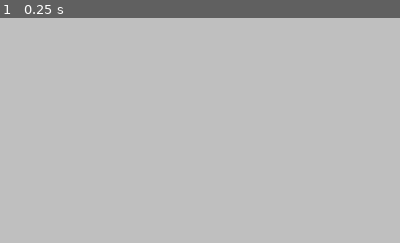
Above: before the commit, frame 1.
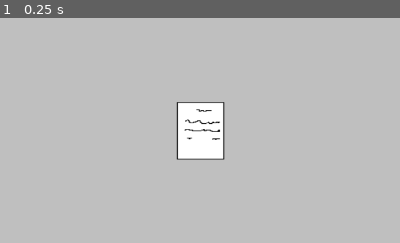
Above: after the commit, the same moment.

Repository: KuzMold/Deadline
Game: Godot game, scene res://scene/SceneTable/level_table.tscn
Two runs of this game, one before a commit and one after it. Both use one fixed random seed, a clock stepped at 60 frames per second and the inputs below. This scene is started directly instead of the project's main scene.
Inputs:
- Up to frame 1 (0.25 s): no input
The pictures show only the part of the screen within x 10-60%, y 10-60%; the shares and areas given below are measured in that part.

The runs differ from the first frame. In frame 1, 3.0% of the frame differs, in the area x 44-57%, y 37-64%.

Commit message:
листок на сцене перемещается

Diff:
--- a/deadline/area_2d.gd
+++ b/deadline/area_2d.gd
@@ -1,31 +1,26 @@
 extends Area2D
 
-var selected_object: Area2D = null
-var is_dragging := false
+
 var offset := Vector2.ZERO
+var mouse_over  = false
 
-func _input (event: InputEvent):
-	if event is InputEventMouseButton:
-		if event.button_index == MOUSE_BUTTON_LEFT:
-			if event.pressed:
-				# Проверяем, кликнули ли на объект
-				var space_state = get_world_2d().direct_space_state
-				var query = PhysicsPointQueryParameters2D.new()
-				query.position = get_global_mouse_position()
-				query.collide_with_areas = true
-				query.collide_with_bodies = true
 
-				var result = space_state.intersect_point(query)
-				if result.size() > 0:
-					selected_object = result[0].collider
-					offset = selected_object.global_position - get_global_mouse_position()
-					is_dragging = true
-			else:
-				is_dragging = false
-				selected_object = null
 
-	elif event is InputEventMouseMotion and is_dragging and selected_object:
-		selected_object.global_position = get_global_mouse_position() + offset
+var dragging = false
+
+func _input(event):
+	if event is InputEventMouseButton and event.button_index == MOUSE_BUTTON_LEFT:
+		if event.pressed:
+			# Проверяем, находится ли мышь на объекте
+			if mouse_over:
+				dragging = true
+		else:
+			dragging = false
+
+	if event is InputEventMouseMotion and dragging:
+		global_position = get_global_mouse_position()
+
+
 
 @onready var animated_sprite_2d: AnimatedSprite2D = $AnimatedSprite2D
 @export var rotation_angle: float = 15  # Угол в градусах
@@ -40,12 +35,14 @@
 	mouse_exited.connect(_on_mouse_exited)
 
 func _on_mouse_entered():
+	mouse_over = true
 	var tween = create_tween()
 	tween.tween_property(animated_sprite_2d, "rotation_degrees", rotation_angle, animation_speed)\
 		.set_trans(Tween.TRANS_BACK)\
 		.set_ease(Tween.EASE_OUT)
 
 func _on_mouse_exited():
+	mouse_over = false
 	var tween = create_tween()
 	tween.tween_property(animated_sprite_2d, "rotation_degrees", 0.0, animation_speed)\
 		.set_trans(Tween.TRANS_BACK)\
--- a/deadline/scene/SceneTable/level_table.tscn
+++ b/deadline/scene/SceneTable/level_table.tscn
@@ -1,22 +1,24 @@
-[gd_scene load_steps=4 format=3 uid="uid://c68ww6a2mg0kq"]
+[gd_scene load_steps=5 format=3 uid="uid://c68ww6a2mg0kq"]
 
 [ext_resource type="Texture2D" uid="uid://dwnkl4giyidly" path="res://assets/Floor.png" id="1_6qaux"]
 [ext_resource type="Texture2D" uid="uid://dt601iuotnaya" path="res://assets/table.png" id="2_1tgiw"]
 [ext_resource type="PackedScene" uid="uid://b88shvr5ym3ba" path="res://scene/StaticObj/shredder.tscn" id="3_1tgiw"]
+[ext_resource type="PackedScene" uid="uid://ctnaa4b4mxqoo" path="res://scene/area_2d.tscn" id="5_vpvut"]
 
 [node name="LevelTable" type="Node2D"]
 
-[node name="CanvasLayer" type="CanvasLayer" parent="."]
-
-[node name="Floor" type="Sprite2D" parent="CanvasLayer"]
+[node name="Floor" type="Sprite2D" parent="."]
 position = Vector2(640, 373.07)
 scale = Vector2(0.658, 0.62)
 texture = ExtResource("1_6qaux")
 
-[node name="Table" type="Sprite2D" parent="CanvasLayer"]
+[node name="Table" type="Sprite2D" parent="."]
 position = Vector2(572.565, 360)
 scale = Vector2(0.8, 1)
 texture = ExtResource("2_1tgiw")
 
-[node name="Shredder" parent="CanvasLayer" instance=ExtResource("3_1tgiw")]
+[node name="Shredder" parent="." instance=ExtResource("3_1tgiw")]
 position = Vector2(1158, 440)
+
+[node name="Leaf" parent="." instance=ExtResource("5_vpvut")]
+position = Vector2(444, 253)
--- a/deadline/scene/area_2d.tscn
+++ b/deadline/scene/area_2d.tscn
@@ -25,11 +25,11 @@
 script = ExtResource("1_bcded")
 
 [node name="AnimatedSprite2D" type="AnimatedSprite2D" parent="."]
-position = Vector2(130, 108.00001)
+position = Vector2(-0.8066559, 1.6950073)
 scale = Vector2(1.3506012, 1.1594048)
 sprite_frames = SubResource("SpriteFrames_dmulf")
 frame_progress = 1.0
 
 [node name="CollisionShape2D" type="CollisionShape2D" parent="."]
-position = Vector2(130, 108)
+position = Vector2(-0.80667114, 1.6949921)
 shape = SubResource("CircleShape2D_jkeun")
